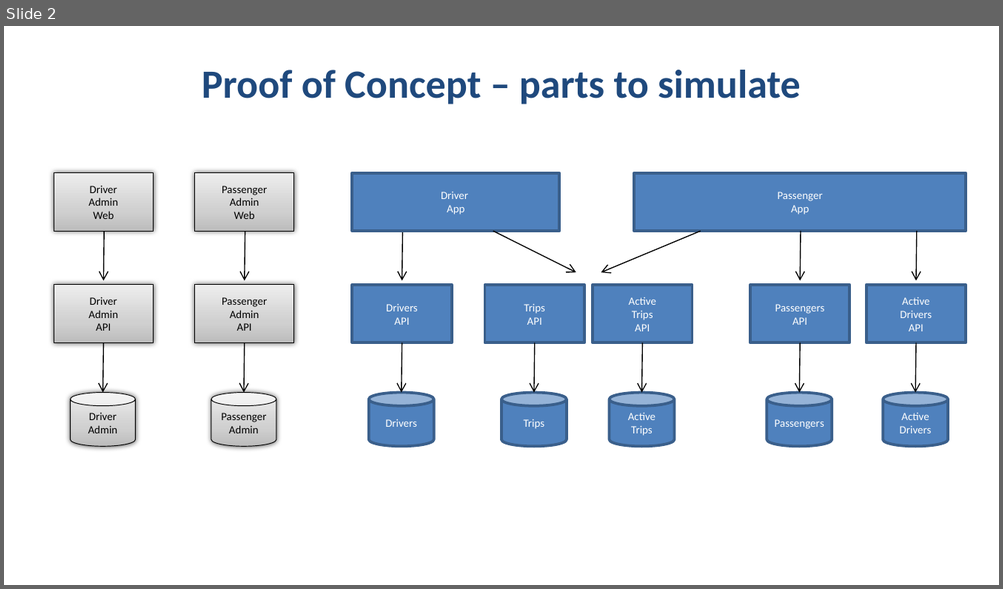
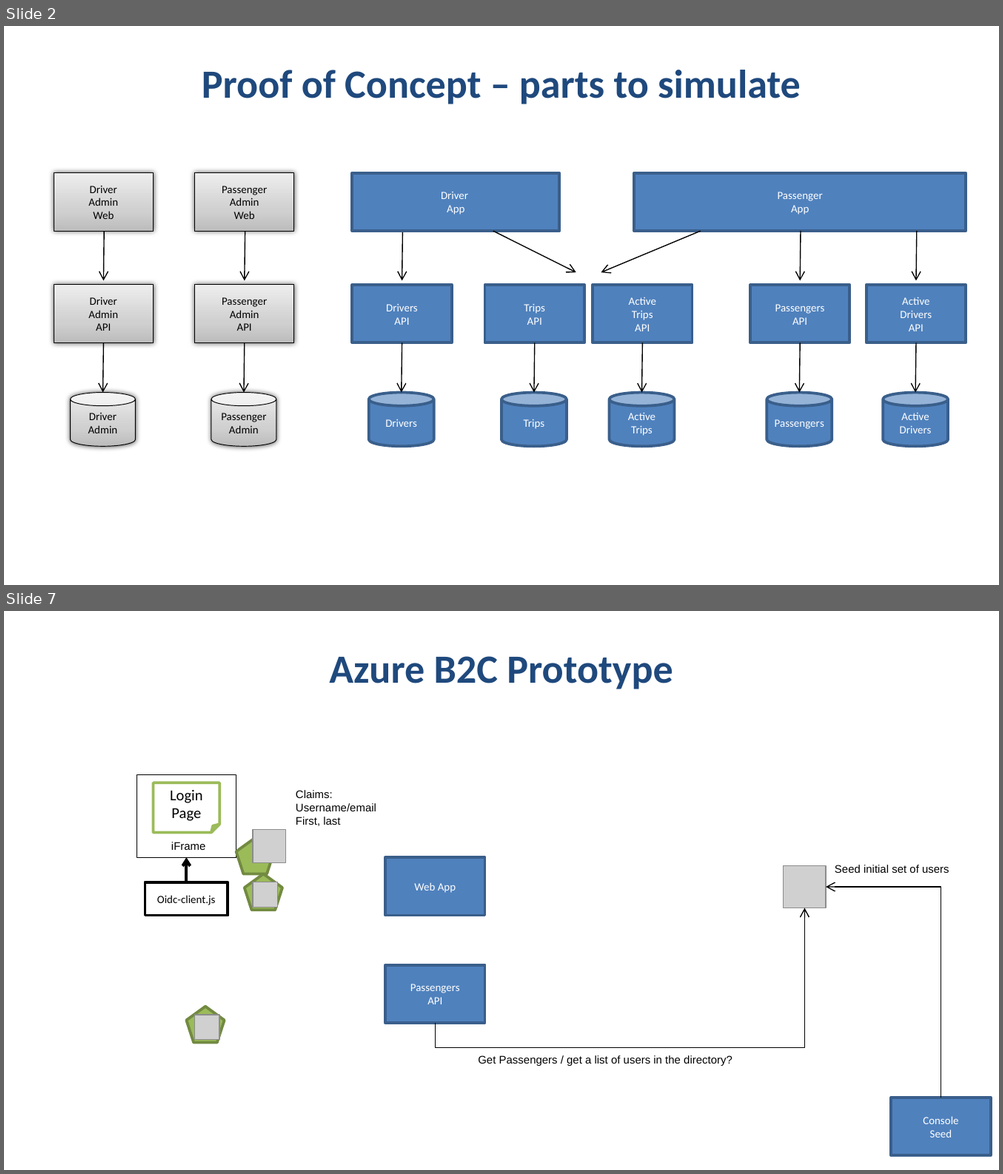
Before and after one commit to Azure-Samples/Serverless-microservices-reference-architecture, a slide deck: Docs/microservices-refererence-architecture-diagrams.pptx. Shown one above the other, each under a label of ours: slide 2 before the commit, slides 2 and 7 after it; the slides between them are not shown. The pictures are 1003x589 and 1003x1174 pixels, drawn with LibreOffice and Linux fonts; fonts in the diff are those of the drawing; grey boxes stand for pictures. Boxes give left, top, right and bottom in pixels: in the first picture for what was removed or moved away, otherwise in the second. Text is boxed around its words. In the diff, an @@ line names an element or a change of style, - is before the commit and + after.

```diff
--- a/Docs/microservices-refererence-architecture-diagrams.pptx
+++ b/Docs/microservices-refererence-architecture-diagrams.pptx
@@ slide 7 added at [4,611,999,1170], background #FFFFFF @@
@@ title added at [329,656,672,689], 29 pt, text #1F497D, bold @@
+Azure B2C Prototype
@@ rectangle added at [136,775,236,857], fill #FFFFFF, outline #000000 0.5 pt @@
@@ folded corner added at [153,783,220,833], fill #FFFFFF, outline #9BBB59 2 pt, 11 pt, text #000000 @@
+Login
+Page
@@ text added at [296,790,376,826], 8 pt, text #000000 @@
+Claims:
+Username/email
+First, last
@@ picture added at [253,830,285,863] @@
@@ text added at [171,842,206,850], 8 pt, text #000000 @@
+iFrame
@@ pentagon added at [236,837,273,874], fill #9BBB59, outline #738A42 2 pt @@
@@ arrow added from (186, 883) to (186, 857), #000000 2 pt @@
@@ pentagon added at [244,874,282,911], fill #9BBB59, outline #738A42 2 pt @@
@@ rectangle added at [385,857,484,915], fill #4F81BD, outline #3A5F8C 2 pt, 8 pt, text #FFFFFF @@
+Web App
@@ picture added at [782,866,825,908] @@
@@ text added at [834,865,949,873], 8 pt, text #000000 @@
+Seed initial set of users
@@ rectangle added at [145,883,227,915], fill #FFFFFF, outline #000000 2 pt, 8 pt, text #000000 @@
+Oidc-client.js
@@ picture added at [253,883,278,908] @@
@@ elbow arrow added from (941, 1099) to (825, 888), #000000 0.75 pt @@
@@ elbow arrow added from (435, 1024) to (805, 908), #000000 0.75 pt @@
@@ rectangle added at [385,965,484,1022], fill #4F81BD, outline #3A5F8C 2 pt, 8 pt, text #FFFFFF @@
+Passengers
+API
@@ pentagon added at [186,1007,224,1042], fill #9BBB59, outline #738A42 2 pt @@
@@ picture added at [195,1015,220,1039] @@
@@ text added at [478,1056,732,1066], 8 pt, text #000000 @@
+Get Passengers / get a list of users in the directory?
@@ rectangle added at [891,1099,990,1156], fill #4F81BD, outline #3A5F8C 2 pt, 8 pt, text #FFFFFF @@
+Console
+Seed
```
Also in this commit, not shown: 4 slides changed, 4 other slides added, 2 other files.
